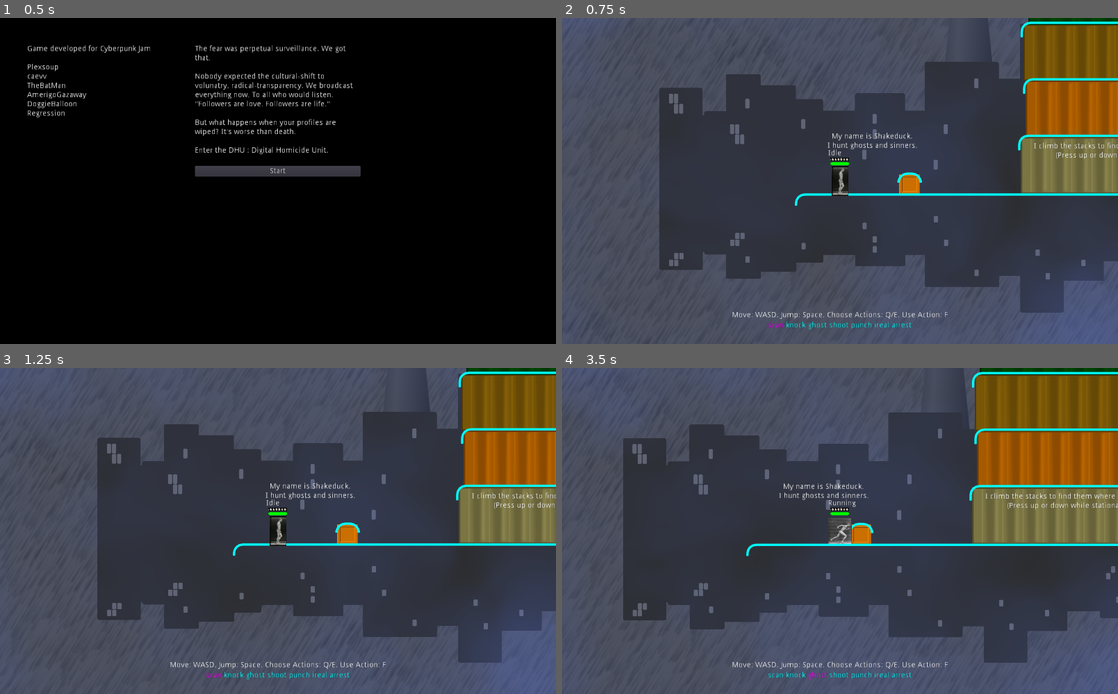
Above: before the commit, frames 1-4 (two rows, left to right).
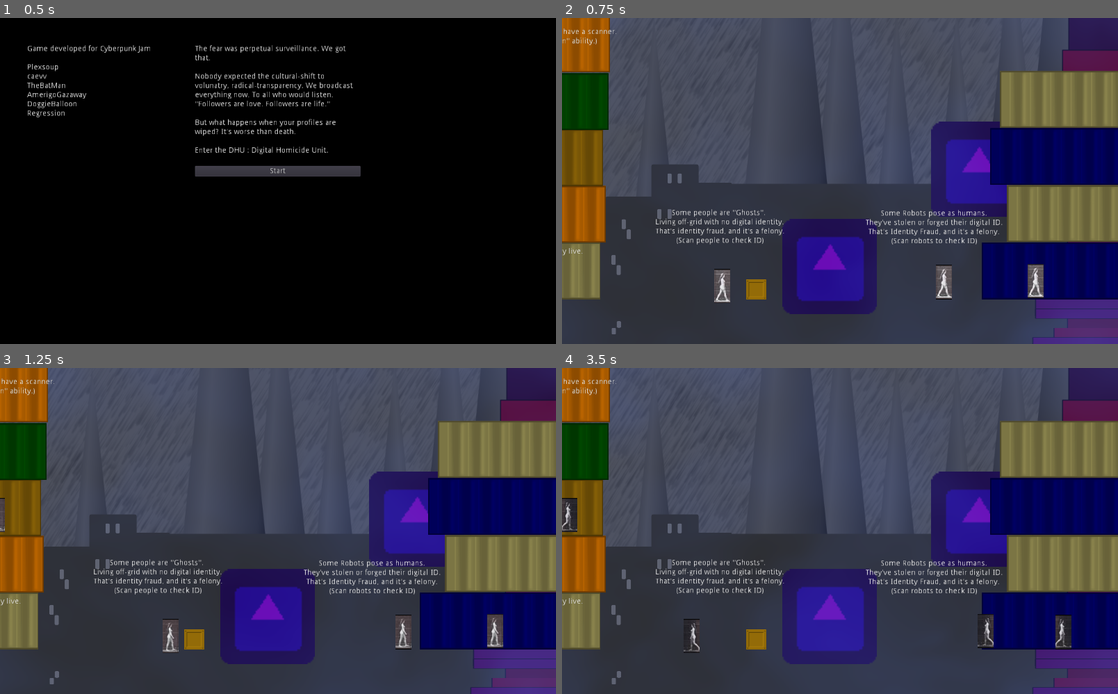
Above: after the commit, the same moments.

Repository: godot-wildlings/cyberpunk-jam-2019
Game: Godot game, scene res://Main.tscn
The game is run twice, just before and just after one commit, with the same random seed, the same clock (stepped at 60 frames per second) and the same inputs. The engine's default icon, where the game draws it, is replaced by a stand-in: a white triangle on a blue panel in a dark square.
Inputs:
- Up to frame 1 (0.5 s): no input
- Up to frame 2 (0.75 s): click "Start" at 0.5 s
- Up to frame 3 (1.25 s): no input
- Up to frame 4 (3.5 s): tap F (action_selected) at 1.25, 2, 2.75 s; hold D (mv_right) 1.28-2.03 s; tap ` (action_0) at 1.35 s; tap Space (jump) at 1.52, 2.27 s; hold S (mv_down) 2.03-2.78 s; tap 1 (action_1) at 2.1 s; hold D (mv_right) from 2.78 s (still down); tap 2 (action_2) at 2.85 s

Frame 1 is identical in both runs. In frame 2, 65% of the frame differs, in the area x 0-100%, y 0-100%; in frame 3, 65%; in frame 4, 67%.
Error after the commit: Parse Error: Expected '(' after assert (res://Levels/Level.gd:19)

Commit message:
fixes #32

Diff:
--- a/Levels/Level1.gd
+++ b/Levels/Level.gd
@@ -1,9 +1,12 @@
 extends Node2D
 
+onready var player_spawn : Position2D = $PlayerSpawn
+
 enum states { initializing, running, paused, resetting }
+
 var state = states.initializing
 
-# Called when the node enters the scene tree for the first time.
+
 func _ready():
 	state = states.running
 	spawn_player()
@@ -12,14 +15,12 @@
 func _process(delta):
 	update()
 
-
 func spawn_player():
+	assert is_instance_valid(player_spawn)
 	var player_scene = preload("res://Player/Player.tscn")
 	var new_player = player_scene.instance()
-	new_player.set_global_position($PlayerSpawn.get_global_position())
+	new_player.set_global_position(player_spawn.get_global_position())
 	add_child(new_player)
-
-
 
 func _on_ResetArea_body_entered(body):
 	if body == Game.player:
--- a/Levels/Level1.tscn
+++ b/Levels/Level1.tscn
@@ -1,6 +1,6 @@
 [gd_scene load_steps=22 format=2]
 
-[ext_resource path="res://Levels/Level1.gd" type="Script" id=1]
+[ext_resource path="res://Levels/Level.gd" type="Script" id=1]
 [ext_resource path="res://icon.png" type="Texture" id=2]
 [ext_resource path="res://Scenery/Rain.tscn" type="PackedScene" id=3]
 [ext_resource path="res://Scenery/SilverSpires.png" type="Texture" id=4]
--- a/Levels/Level2.tscn
+++ b/Levels/Level2.tscn
@@ -1,6 +1,6 @@
 [gd_scene load_steps=8 format=2]
 
-[ext_resource path="res://Levels/Level1.gd" type="Script" id=1]
+[ext_resource path="res://Levels/Level.gd" type="Script" id=1]
 [ext_resource path="res://Player/Player.tscn" type="PackedScene" id=2]
 
 [sub_resource type="RectangleShape2D" id=1]
@@ -17,40 +17,54 @@
 [sub_resource type="RectangleShape2D" id=5]
 extents = Vector2( 1931.5, 93.431 )
 
-[node name="Level1" type="Node2D"]
+[node name="Level2" type="Node2D"]
 script = ExtResource( 1 )
 
 [node name="Floor1" type="StaticBody2D" parent="."]
+editor/display_folded = true
 position = Vector2( 513.02, 540.721 )
+collision_layer = 4
+collision_mask = 3
 
 [node name="CollisionShape2D" type="CollisionShape2D" parent="Floor1"]
 shape = SubResource( 1 )
 
 [node name="Floor3" type="StaticBody2D" parent="."]
+editor/display_folded = true
 position = Vector2( 1554.48, 508.92 )
+collision_layer = 4
+collision_mask = 3
 
 [node name="CollisionShape2D" type="CollisionShape2D" parent="Floor3"]
 shape = SubResource( 1 )
 
 [node name="Floor4" type="StaticBody2D" parent="."]
+editor/display_folded = true
 position = Vector2( 2576.59, 540.291 )
+collision_layer = 4
+collision_mask = 3
 
 [node name="CollisionShape2D" type="CollisionShape2D" parent="Floor4"]
 shape = SubResource( 1 )
 
 [node name="Floor2" type="StaticBody2D" parent="."]
+editor/display_folded = true
 position = Vector2( 510.804, 216.067 )
+collision_layer = 4
+collision_mask = 3
 
 [node name="CollisionShape2D" type="CollisionShape2D" parent="Floor2"]
 shape = SubResource( 1 )
 
 [node name="Obstacle" type="StaticBody2D" parent="."]
+editor/display_folded = true
 position = Vector2( 609.419, 477.563 )
 
 [node name="CollisionShape2D" type="CollisionShape2D" parent="Obstacle"]
 shape = SubResource( 2 )
 
 [node name="Obstacle2" type="StaticBody2D" parent="."]
+editor/display_folded = true
 position = Vector2( 331.302, 501.939 )
 
 [node name="CollisionShape2D" type="CollisionShape2D" parent="Obstacle2"]
@@ -99,6 +113,9 @@
 [node name="Player" parent="." instance=ExtResource( 2 )]
 position = Vector2( 63.467, 504.563 )
 
+[node name="PlayerSpawn" type="Position2D" parent="."]
+position = Vector2( 63.8425, 498.463 )
+
 [node name="ResetZone" type="Node2D" parent="."]
 
 [node name="ResetArea" type="Area2D" parent="ResetZone"]
@@ -106,4 +123,5 @@
 
 [node name="CollisionShape2D" type="CollisionShape2D" parent="ResetZone/ResetArea"]
 shape = SubResource( 5 )
+
 [connection signal="body_entered" from="ResetZone/ResetArea" to="." method="_on_ResetArea_body_entered"]
--- a/Main.gd
+++ b/Main.gd
@@ -25,12 +25,17 @@
 #	pass
 
 func remove_level(level):
-	level_container.remove_child(level)
-	level.call_deferred("queue_free")
+	if is_instance_valid(level):
+		level_container.remove_child(level)
+		level.call_deferred("queue_free")
 
 func load_level_num(num : int):
 	var level_scene = levels.values()[num]
 	load_level(level_scene)
+
+func switch_levels(level_tscn : PackedScene):
+	remove_level(level)
+	load_level(level_tscn)
 
 func load_level_name(level_name : String):
 	var level_scene = levels[level_name]
@@ -45,8 +50,6 @@
 	var new_cutscene = cutscene.instance()
 	cutscene_container.add_child(new_cutscene)
 	Game.pause()
-
-
 
 func next_level():
 	level_num = wrapi(level_num +1, 0, levels.size())
--- a/Scenery/DoorInteraction.gd
+++ b/Scenery/DoorInteraction.gd
@@ -75,7 +75,7 @@
 		Game.main.load_cutscene(scene)
 
 	elif door_type == door_types.portal:
-		Game.main.load_level(scene)
+		Game.main.switch_levels(scene)
 
 	elif door_type == door_types.shortcut:
 		Game.player.set_global_position(door.get_node("exit").get_global_position())
